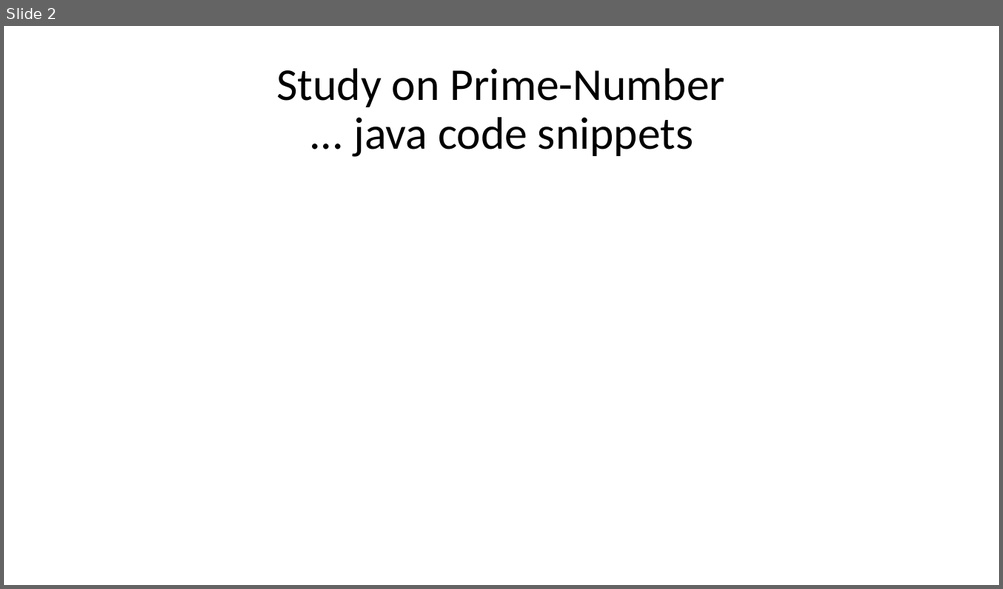
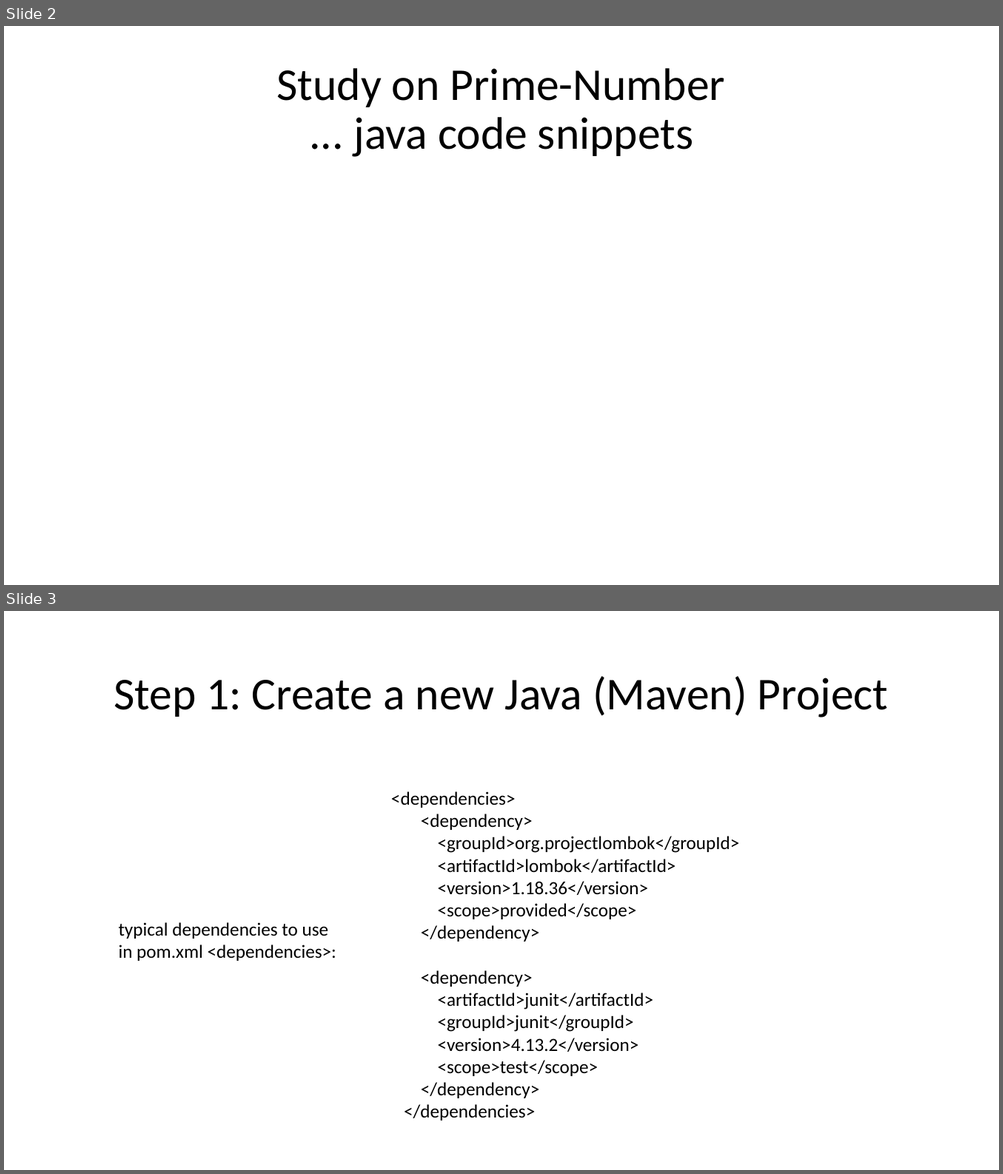
Before and after one commit to Arnaud-Nauwynck/presentations, a slide deck: security/hands-on/Security-TD4-cryptography-prime-numbers.pptx. Shown one above the other, each under a label of ours: slide 2 before the commit, slides 2 and 3 after it. The pictures are 1003x589 and 1003x1174 pixels, drawn with LibreOffice and Linux fonts; fonts in the diff are those of the drawing. Boxes give left, top, right and bottom in pixels: in the first picture for what was removed or moved away, otherwise in the second. Text is boxed around its words. In the diff, an @@ line names an element or a change of style, - is before the commit and + after.

```diff
--- a/security/hands-on/Security-TD4-cryptography-prime-numbers.pptx
+++ b/security/hands-on/Security-TD4-cryptography-prime-numbers.pptx
@@ slide 3 added at (x1=4, y1=611, x2=999, y2=1170), background #FFFFFF @@
@@ title added at (x1=114, y1=676, x2=888, y2=718), 44 pt, text #000000 @@
+Step 1: Create a new Java (Maven) Project
@@ text added at (x1=391, y1=792, x2=740, y2=1121), 18 pt, text #000000 @@
+<dependencies>
+<dependency>
+<groupId>org.projectlombok</groupId>
+<artifactId>lombok</artifactId>
+<version>1.18.36</version>
+<scope>provided</scope>
+</dependency>
+<dependency>
+<artifactId>junit</artifactId>
+<groupId>junit</groupId>
+<version>4.13.2</version>
+<scope>test</scope>
+</dependency>
+</dependencies>
@@ text added at (x1=119, y1=923, x2=336, y2=961), 18 pt, text #000000 @@
+typical dependencies to use
+in pom.xml <dependencies>:
```
Also in this commit, not shown: 6 slides changed, 21 other slides added, 3 slides removed, 23 other files.
